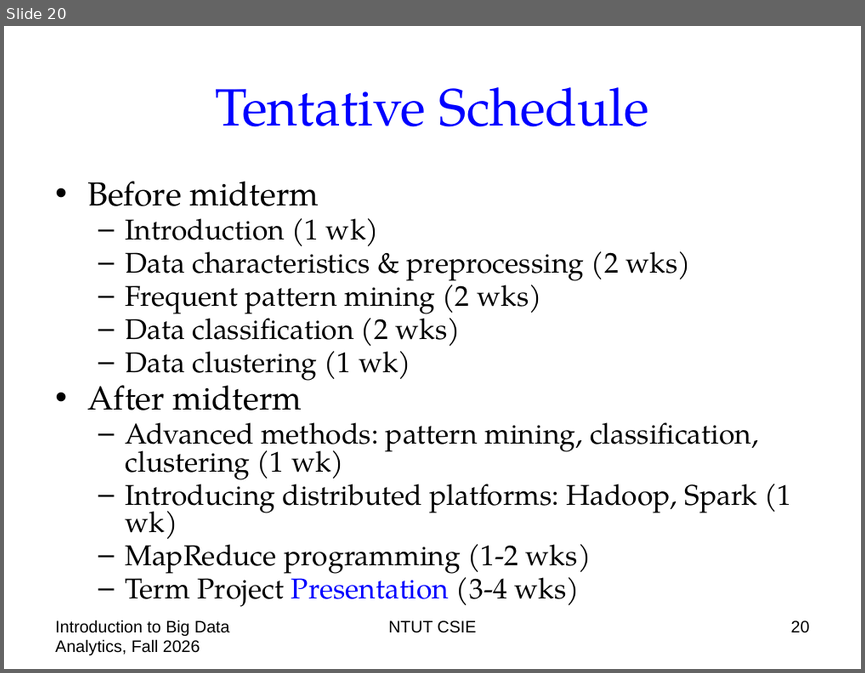
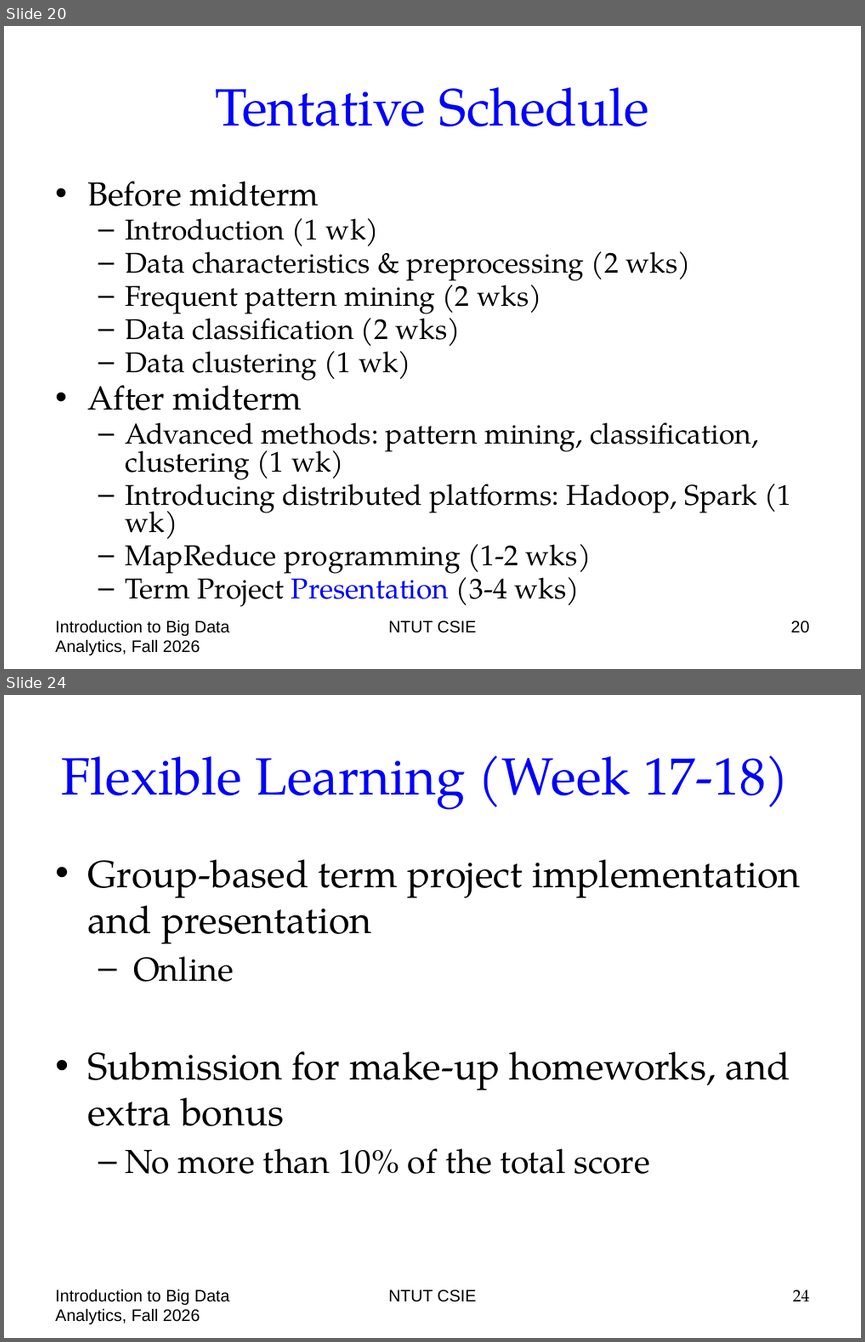
Before and after one commit to chriswjh/chriswjh.github.io, a slide deck: BDA/00-overview.pptx. Shown one above the other, each under a label of ours: slide 20 before the commit, slides 20 and 24 after it; the slides between them are not shown. The pictures are 865x673 and 865x1342 pixels, drawn with LibreOffice and Linux fonts; fonts in the diff are those of the drawing. Boxes give left, top, right and bottom in pixels: in the first picture for what was removed or moved away, otherwise in the second. Text is boxed around its words. In the diff, an @@ line names an element or a change of style, - is before the commit and + after.

```diff
--- a/BDA/00-overview.pptx
+++ b/BDA/00-overview.pptx
@@ slide 24 added at [4,695,861,1338], background #FFFFFF @@
@@ title added at [62,755,789,810], 44 pt, text #0000FF @@
+Flexible Learning (Week 17-18)
@@ text added at [87,859,800,1174], 32 pt, text #000000 @@
+• Group-based term project implementation and presentation
+  – Online
+• Submission for make-up homeworks, and extra bonus
+  – No more than 10% of the total score
@@ text added at [55,1288,229,1324], 14 pt, text #000000 @@
+Introduction to Big Data Analytics, Fall 2026
@@ text added at [388,1289,477,1302], 14 pt, text #000000 @@
+NTUT CSIE
@@ page number added at [793,1289,810,1301], 14 pt, text #000000 @@
+24
```
Also in this commit, not shown: 7 slides changed.
